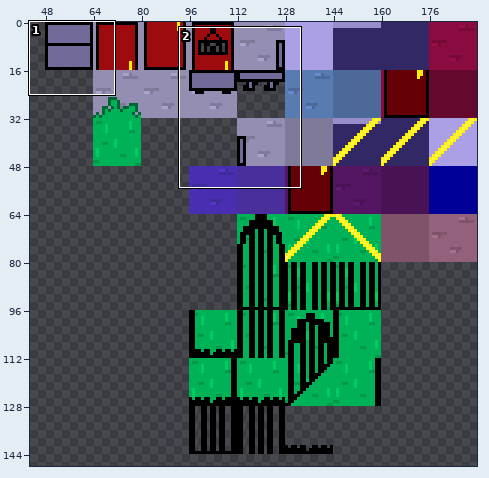
A sprite sheet gets an edit: sprites/spr_JamesoakWesttiles/layers/d1c1cfa5-8cb2-46e0-b686-890b39381c36/01e69c5f-7272-4172-8a42-fcee2990c4b8.png. The first picture is a wide view before the edit; the outline marks the close-up.
Close-up. Before:
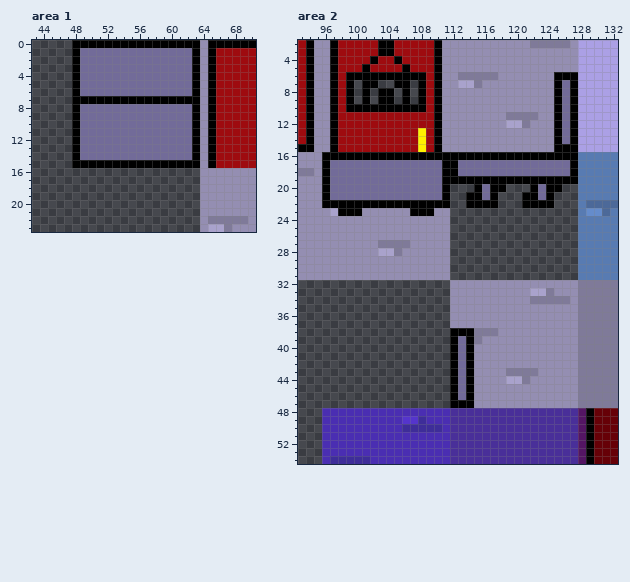
The file is 192x192 pixels. Colours within 5 levels of each other are drawn and written as one. Shown: area 1: x 43..70, y 0..23; area 2: x 93..132, y 2..54. The wide view leaves out empty margins.
Now the later version:
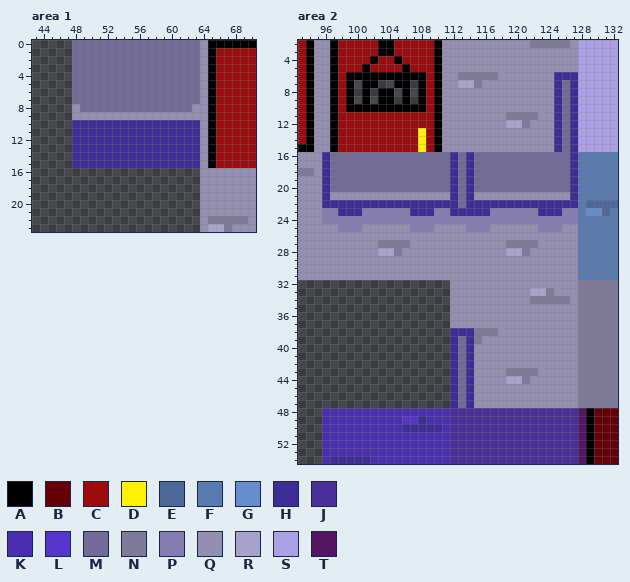
Palette (. is transparent): A #000000  B #660007  C #9e0b0f  D #fff200  E #4c6999  F #587bb2  G #658ccc  H #3e2d99  J #492f99  K #4a2eb2  L #5535cc  M #726b99  N #7f7a99  P #857cb2  Q #948eb2  R #a9a2cc  S #aba0e5  T #541563
Edits made:
Area 1:
y 0: x 48..63 AAAAAAAAAAAAAAAA -> MMMMMMMMMMMMMMMM
y 1..6: x 48 A -> M; x 63 A -> M
y 7: x 48..63 AAAAAAAAAAAAAAAA -> MMMMMMMMMMMMMMMM
y 8: x 48 A -> Q; x 63 A -> Q
y 9: x 48..63 AMMMMMMMMMMMMMMA -> QQQQQQQQQQQQQQQQ
y 10..14: x 48..63 AMMMMMMMMMMMMMMA -> HHHHHHHHHHHHHHHH
y 15: x 48..63 AAAAAAAAAAAAAAAA -> HHHHHHHHHHHHHHHH
Area 2:
y 6: x 125..127 AAA -> HHH
y 7..14: x 125 A -> H; x 127 A -> H
y 15: x 125..127 AAA -> HMH
y 16: x 96..127 AAAAAAAAAAAAAAAAAAAAAAAAAAAAAAAA -> HMMMMMMMMMMMMMMMHMHMMMMMMMMMMMMH
y 17..18: x 96 A -> H; x 111..112 AA -> MH; x 114 M -> H; x 127 A -> H
y 19: x 96 A -> H; x 111..127 AAAAAAAAAAAAAAAAA -> MHMHMMMMMMMMMMMMH
y 20: x 96 A -> H; x 111..115 A...A -> MHMHM; x 117..122 AA...A -> MMMMMM; x 124..127 AA.. -> MMMH
y 21: x 96..127 AMMMMMMMMMMMMMMA..AAMA...AAMA... -> HQQQQQQQQQQQQQQQHMHQQQQQQQQQQQQH
y 22: x 96..127 AAAAAAAAAAAAAAAA..AAAA...AAAA... -> HHHHHHHHHHHHHHHHHMHHHHHHHHHHHHHH
y 23: x 96..127 QRAAAQQQQQQAAAQQ................ -> PPHHHPPPPPPHHHPPHHHHHPPPPPPHHHPP
y 24: x 96..127 QQQQQQQQQQQQQQQQ................ -> PPPPPPPPPPPPPPPPPPPPPPPPPPPPPPPP
y 25: x 98..100 QQQ -> PPP; x 107..109 QQQ -> PPP; x 112..127 ................ -> QQPPPQQQQQQPPPQQ
y 26: x 112..127 ................ -> QQQQQQQQQQQQQQQQ
y 27: x 112..127 ................ -> QQQQQQQNNNNQQQQQ
y 28: x 112..127 ................ -> QQQQQQQRRNQQQQQQ
y 29..31: x 112..127 ................ -> QQQQQQQQQQQQQQQQ
y 38: x 112..114 AAA -> HHH
y 39..46: x 112 A -> H; x 114 A -> H
y 47: x 112..114 AAA -> HMH
Where, in picture pixels (left, top, right, bottom), the same in both close-ups:
changed: (72, 40, 200, 168)
changed: (322, 72, 578, 280)
changed: (450, 328, 474, 408)
